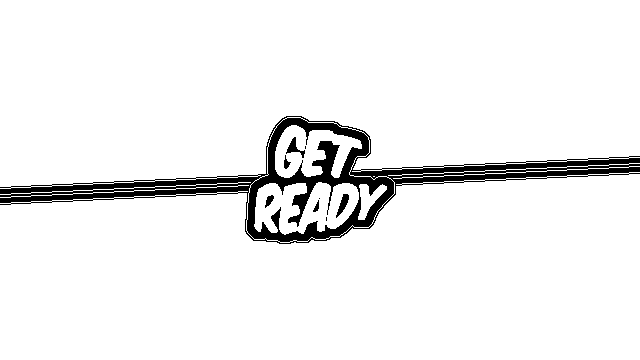
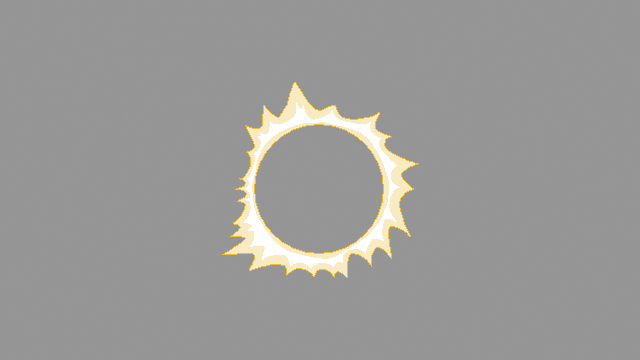
Layered file, before and after one edit (640×360). Changes by layer:
hid group "Transition" (7 layers) over [0, 0, 640, 360]
moved "UpperPanel_Blank" above "LowerPanel_Blank", painted on it over [0, 0, 640, 196]
painted on "LowerPanel_Blank" over [0, 174, 640, 360]
showed group "EnemySkills" (5 layers) over [132, 31, 486, 343]
added layer "ImpactPulse" in group "EnemySkills" over [222, 82, 419, 278]
